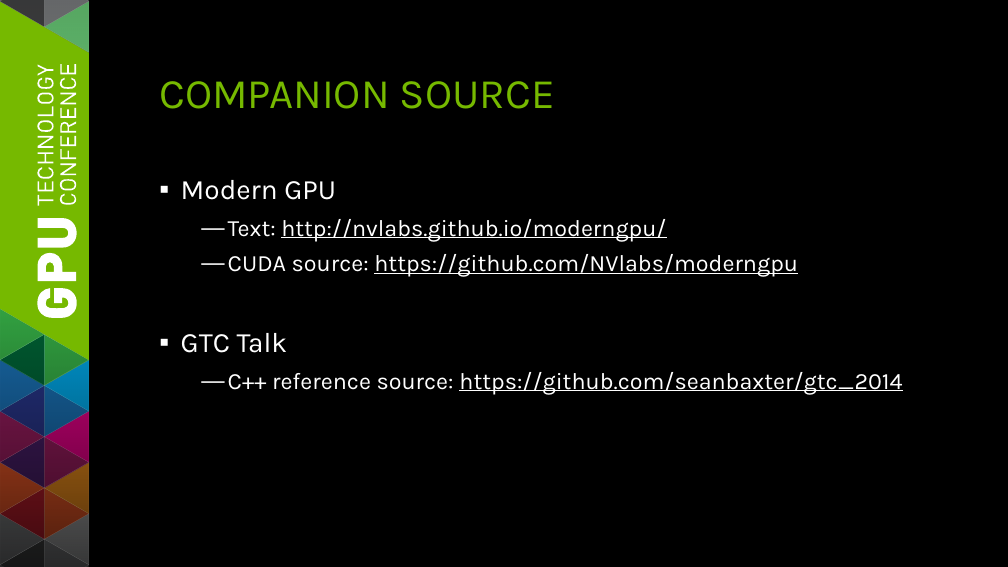
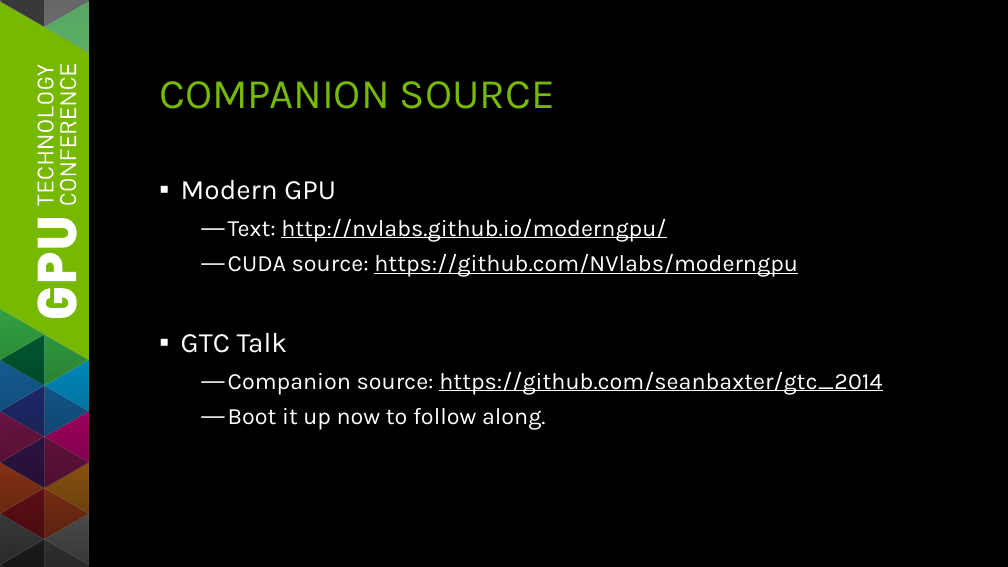
Before and after one commit to seanbaxter/gtc_2014, a slide deck: slide 2 of gtc_2014_sean_baxter.pptx. Drawn at 1008x567 pixels with LibreOffice and Linux fonts; fonts in the diff are those of the drawing. Boxes give left, top, right and bottom in pixels: in the first picture for what was removed or moved away, otherwise in the second. Text is boxed around its words. In the diff, an @@ line names an element or a change of style, - is before the commit and + after.

Commit message:
Added source

```diff
--- a/gtc_2014_sean_baxter.pptx
+++ b/gtc_2014_sean_baxter.pptx
@@ text at box(228, 372, 882, 430): text changed @@
-  — C++ reference source: https://github.com/seanbaxter/gtc_2014
+  — Companion source: https://github.com/seanbaxter/gtc_2014
+  — Boot it up now to follow along.
```
Also in this commit, not shown: 1 other slide changed, 6 slides added, 1 slide removed, 5 other files.
